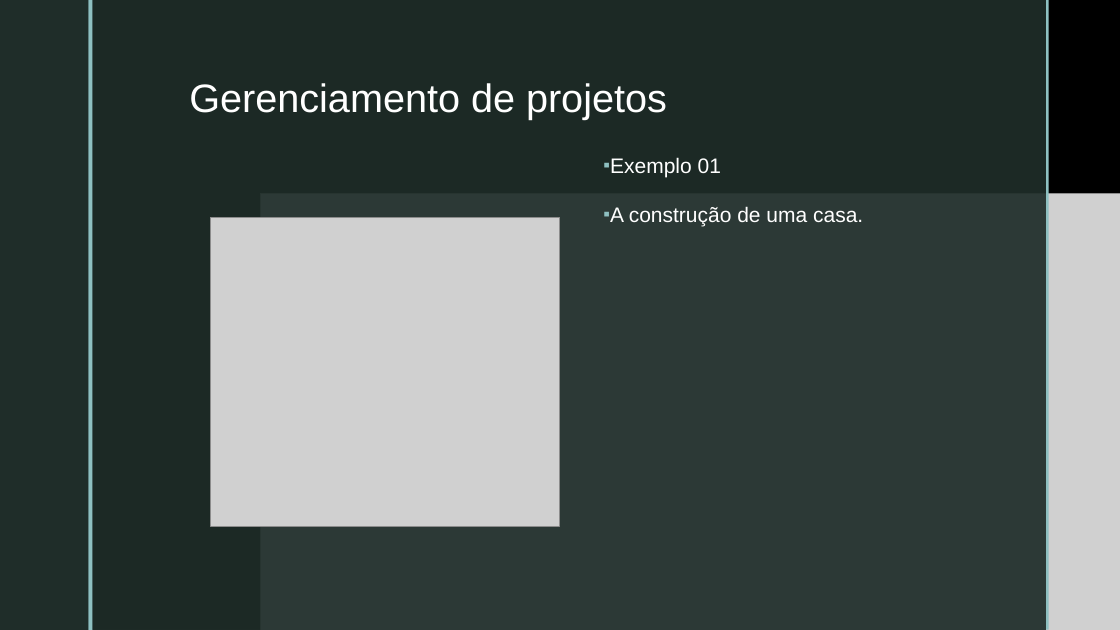
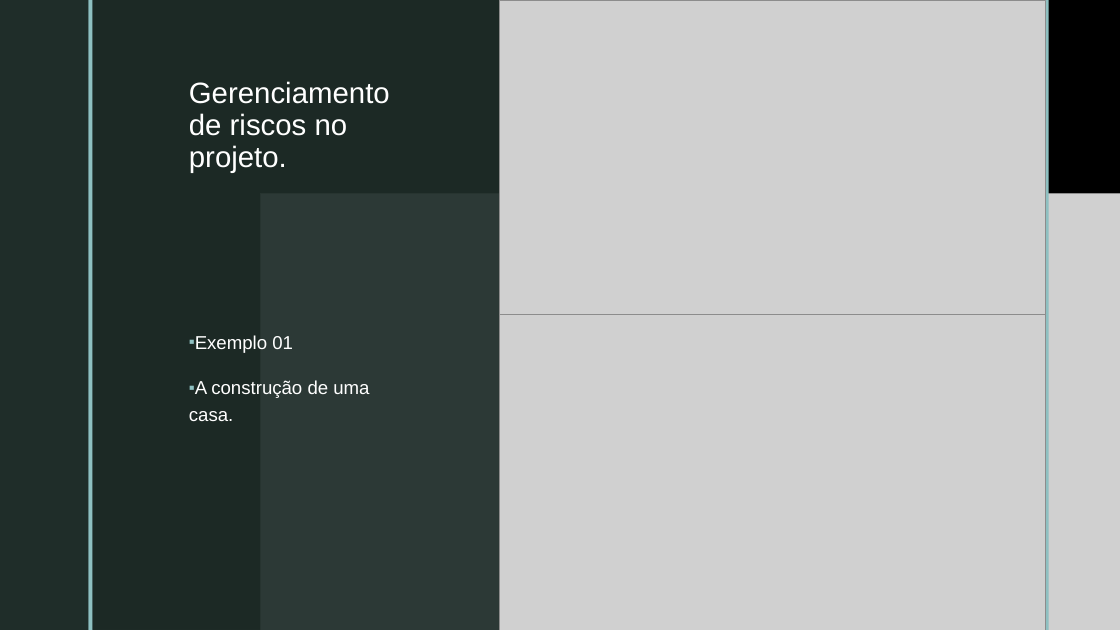
Before and after one commit to professorjar/gerenciamentodeprojetos, a slide deck: slide 2 of Gerenciamento de projetos.pptx (slide 3 before the commit). Drawn at 1120x630 pixels with LibreOffice and Linux fonts; fonts in the diff are those of the drawing; grey boxes stand for pictures; background and template pictures are left out. Boxes give left, top, right and bottom in pixels: in the first picture for what was removed or moved away, otherwise in the second. Text is boxed around its words. In the diff, an @@ line names an element or a change of style, - is before the commit and + after.

```diff
--- a/Gerenciamento de projetos.pptx
+++ b/Gerenciamento de projetos.pptx
@@ picture added at (500,0,1046,315) @@
@@ title at (189,81,390,173): text changed; size 34 to 25.2 pt @@
-Gerenciamento de projetos
+Gerenciamento de riscos no projeto.
@@ subtitle "Exemplo 01": place and size @@
-subtitle "Exemplo 01" at (610,157,863,227)
+subtitle "Exemplo 01" at (189,335,369,421)
@@ subtitle "Exemplo 01" at (189,335,369,421): size 18 to 16 pt @@
@@ picture: place and size @@
-picture at (210,218,560,527)
+picture at (500,315,1046,630)
```
Also in this commit, not shown: 4 other slides changed, 1 slide removed.
